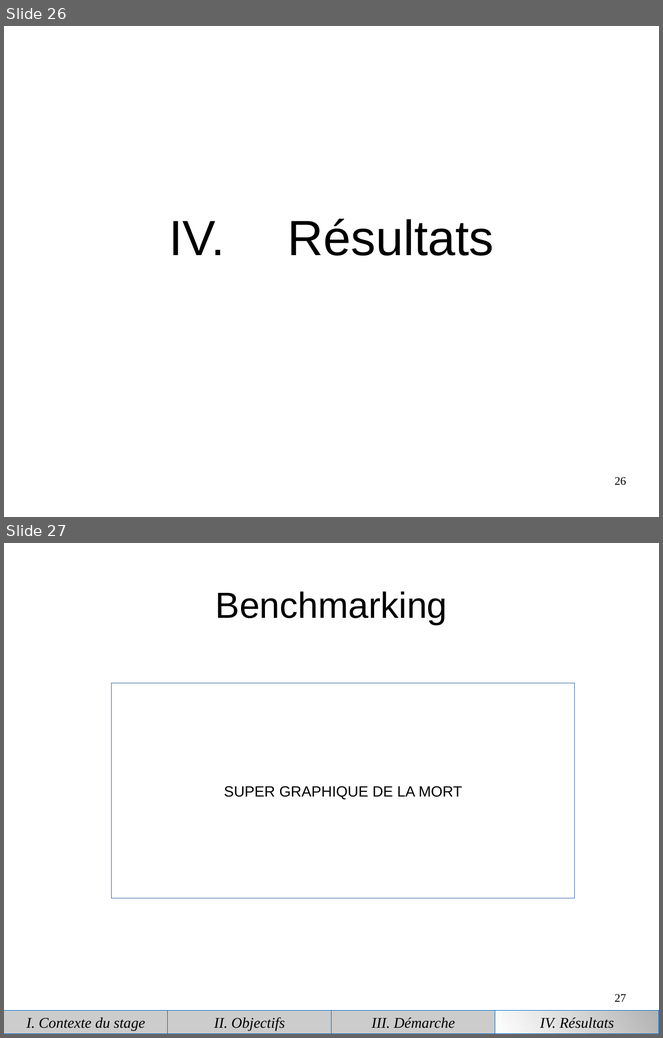
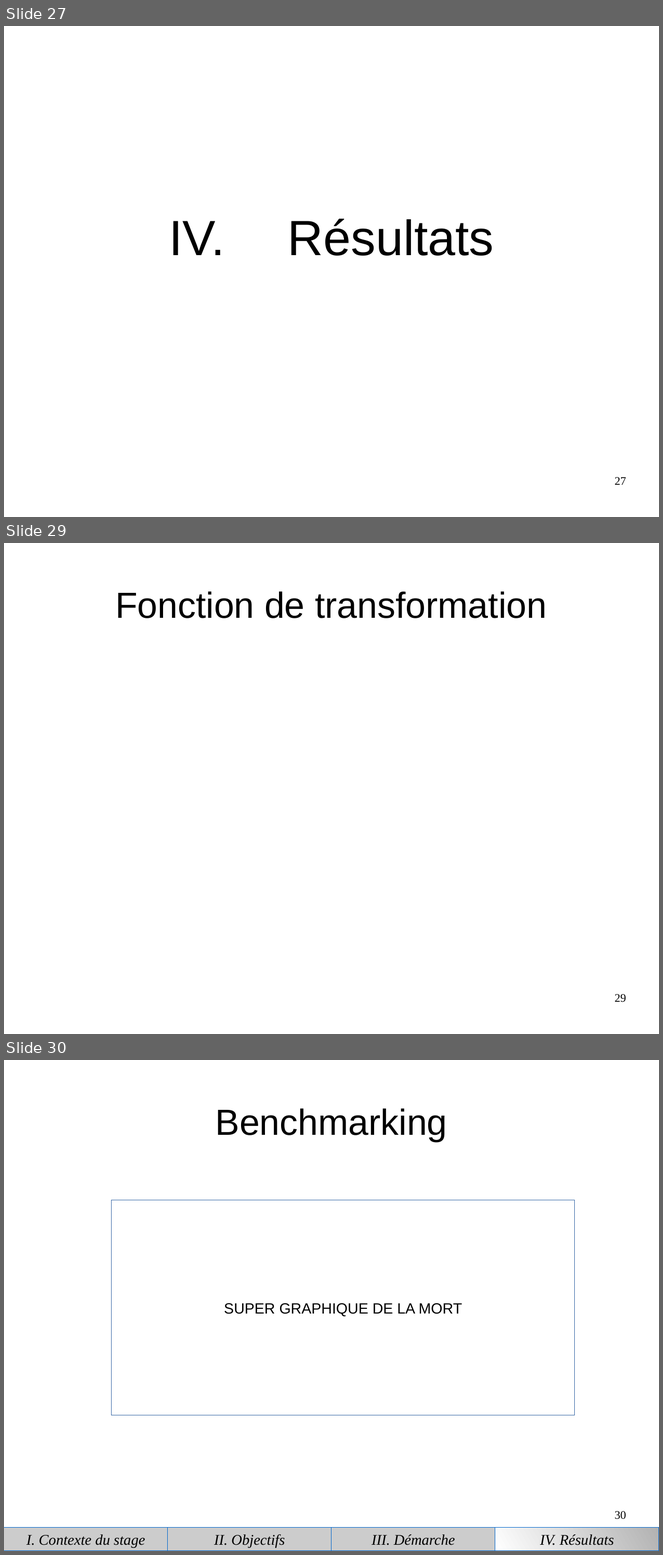
Before and after one commit to piatf/Report-2016-interniship-BioMedIA, a slide deck: presentation.odp. Shown one above the other, each under a label of ours: slides 26 and 27 before the commit, slides 27, 29 and 30 after it; the slides between them are not shown. The pictures are 663x1038 and 663x1555 pixels, drawn with LibreOffice and Linux fonts; fonts in the diff are those of the drawing. Boxes give left, top, right and bottom in pixels: in the first picture for what was removed or moved away, otherwise in the second. Text is boxed around its words. In the diff, an @@ line names an element or a change of style, - is before the commit and + after.

```diff
--- a/presentation.odp
+++ b/presentation.odp
@@ slide 29 added at (4,543,659,1034), background #FFFFFF @@
@@ title added at (115,591,547,618), 44 pt, text #000000 @@
+Fonction de transformation
@@ page number added at (615,994,626,1003), 14 pt, text #000000 @@
+29
@@ what was slide 26 is now slide 27 @@
@@ page number at (615,477,626,485): text changed @@
-26
+27
@@ what was slide 27 is now slide 30 @@
@@ page number at (615,1511,626,1520): text changed @@
-27
+30
```
Also in this commit, not shown: 14 slides changed, 4 other slides added, 1 slide removed.
